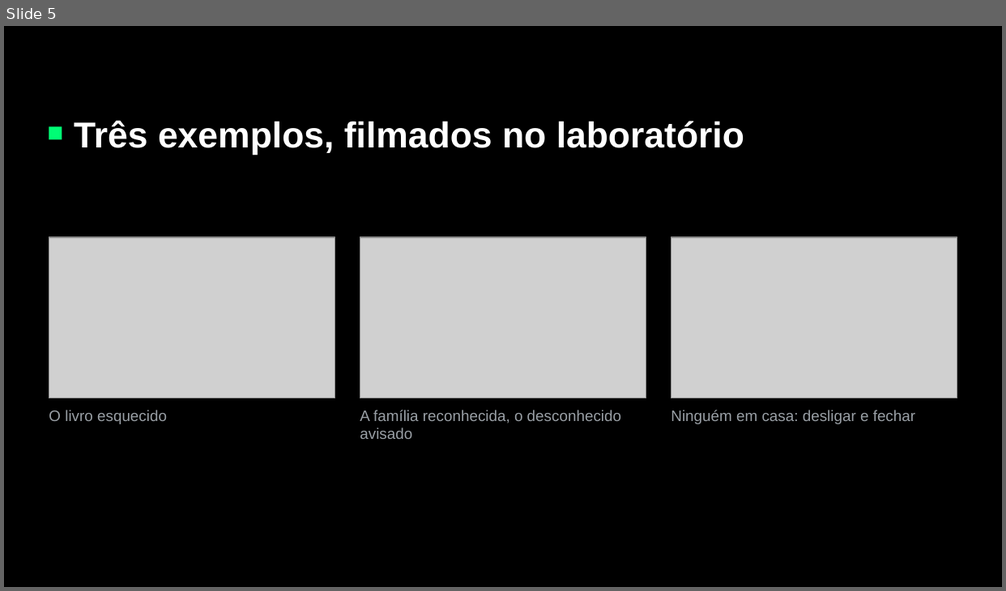
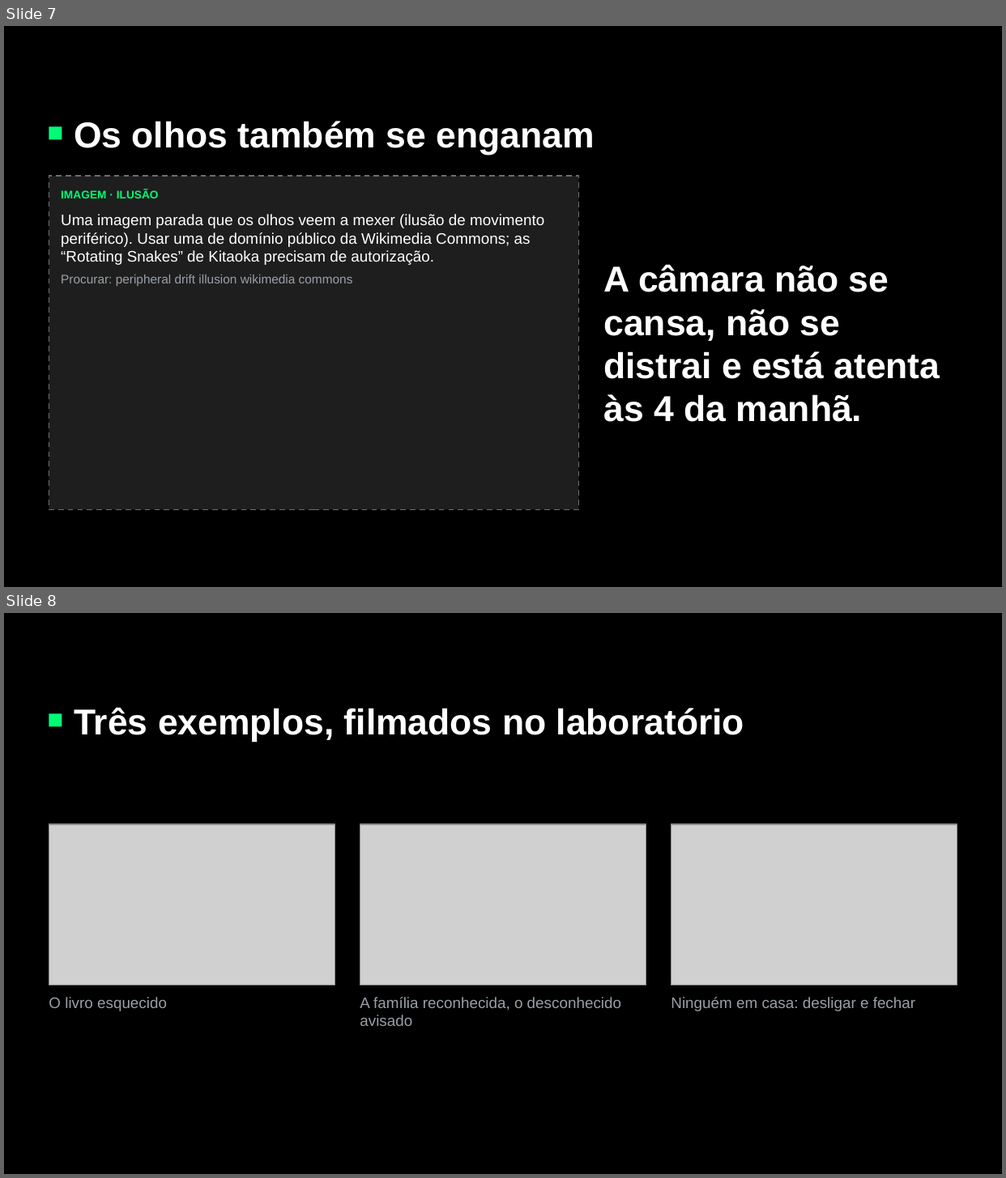
Before and after one commit to F1lipe01/hackathon-techweek, a slide deck: deliverables/deck/ThingTracker - Pitch 5 min.pptx. Shown one above the other, each under a label of ours: slide 5 before the commit, slides 7 and 8 after it. The pictures are 1006x591 and 1006x1178 pixels, drawn with LibreOffice and Linux fonts; fonts in the diff are those of the drawing; grey boxes stand for pictures; background and template pictures are left out. Boxes give left, top, right and bottom in pixels: in the first picture for what was removed or moved away, otherwise in the second. Text is boxed around its words. In the diff, an @@ line names an element or a change of style, - is before the commit and + after.

```diff
--- a/deliverables/deck/ThingTracker - Pitch 5 min.pptx
+++ b/deliverables/deck/ThingTracker - Pitch 5 min.pptx
@@ slide 7 added at [4,26,1002,587], background #000000 @@
@@ text added at [74,121,594,155], 26 pt, text #FFFFFF, bold @@
+Os olhos também se enganam
@@ rectangle added at [49,126,62,139], fill #00FC75 @@
@@ rectangle added at [49,176,579,510], fill #1E1E1E, outline #6B6F75 1 pt dashed @@
@@ text added at [61,190,159,199], 8 pt, text #00FC75, bold @@
+IMAGEM · ILUSÃO
@@ text added at [61,214,544,265], 11 pt, text #FFFFFF @@
+Uma imagem parada que os olhos veem a mexer (ilusão de movimento periférico). Usar uma de domínio público da Wikimedia Commons; as “Rotating Snakes” de Kitaoka precisam de autorização.
@@ text added at [603,264,940,422], 26 pt, text #FFFFFF, bold @@
+A câmara não se cansa, não se distrai e está atenta às 4 da manhã.
@@ text added at [61,275,353,286], 9 pt, text #9AA0A6 @@
+Procurar: peripheral drift illusion wikimedia commons
@@ what was slide 5 is now slide 8 @@
```
Also in this commit, not shown: 4 other slides added, 2 slides removed, 3 other files.
